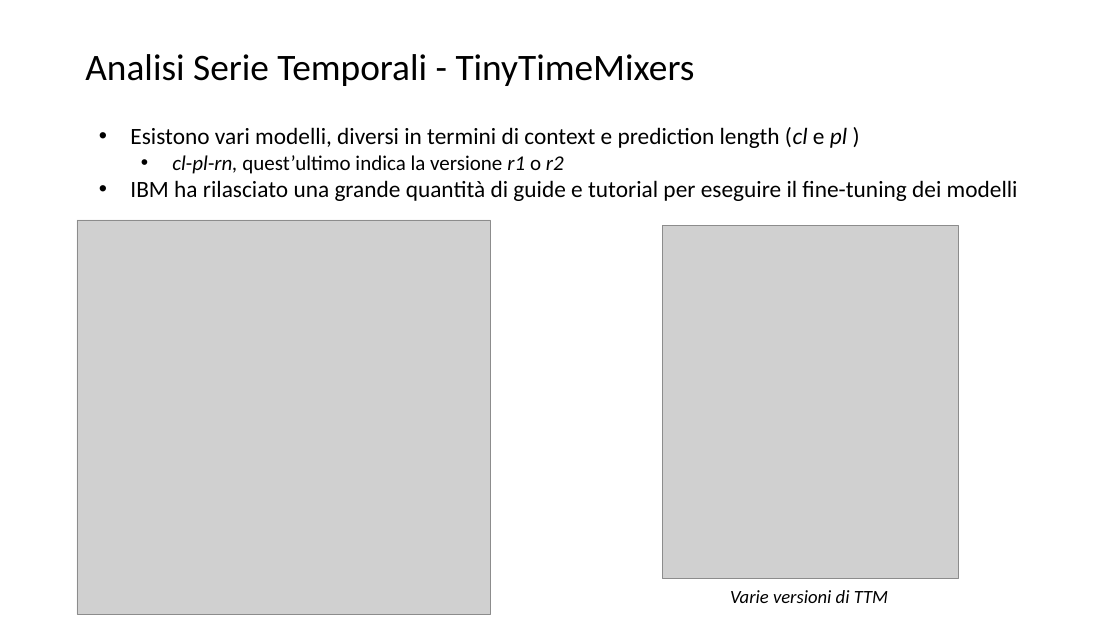
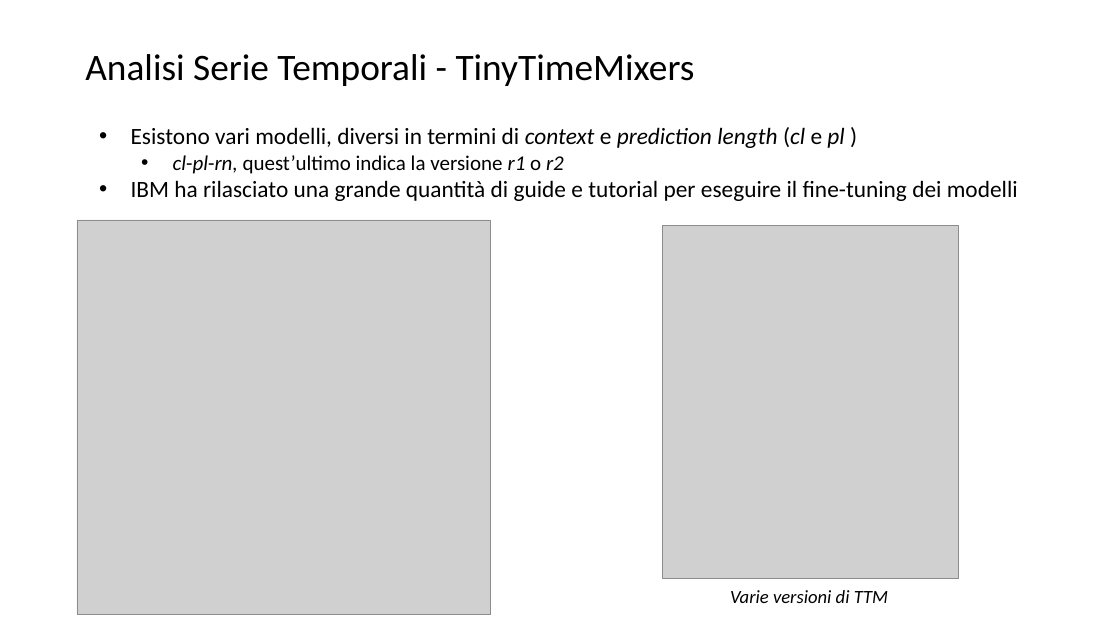
Before and after one commit to lPen88/tesi, a slide deck: slide 16 of presentazione.pptx. Drawn at 1120x630 pixels with LibreOffice and Linux fonts; fonts in the diff are those of the drawing; grey boxes stand for pictures. Boxes give left, top, right and bottom in pixels: in the first picture for what was removed or moved away, otherwise in the second. Text is boxed around its words. In the diff, an @@ line names an element or a change of style, - is before the commit and + after.

```diff
--- a/presentazione.pptx
+++ b/presentazione.pptx
@@ text at (x1=131, y1=127, x2=844, y2=148): italic on in "context prediction length" @@
```
Also in this commit, not shown: 5 other slides changed, 16 slides added.
